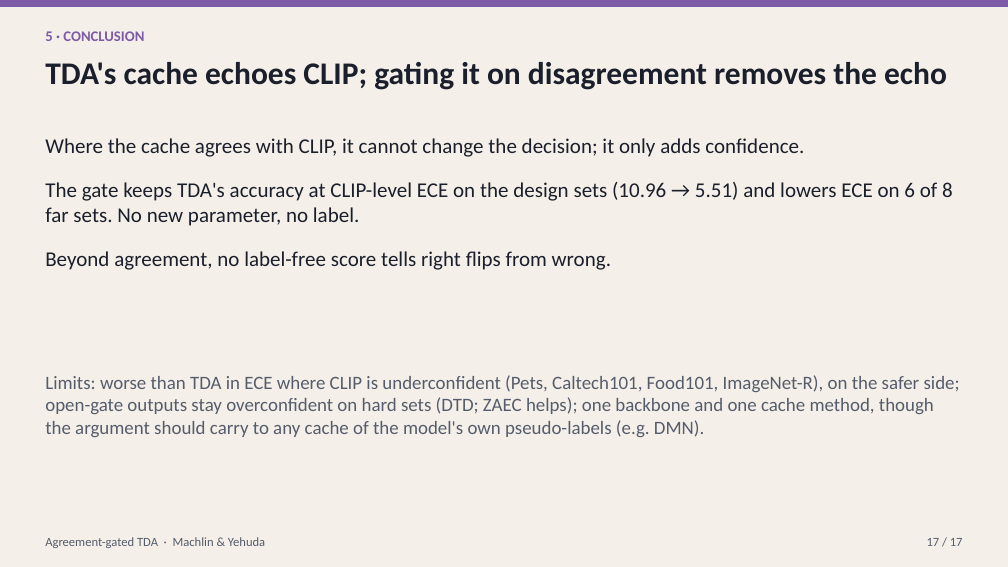
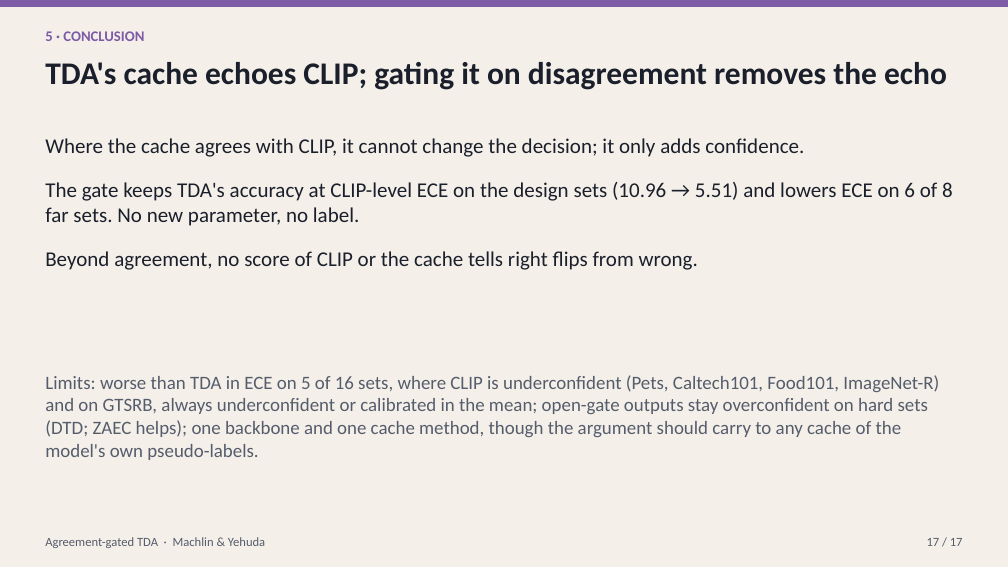
Before and after one commit to macwave12/deep_project_calibration_aware_tta, a slide deck: slide 17 of presentation/calibration_aware_tta.pptx. Drawn at 1008x567 pixels with LibreOffice and Linux fonts; fonts in the diff are those of the drawing. Boxes give left, top, right and bottom in pixels: in the first picture for what was removed or moved away, otherwise in the second. Text is boxed around its words. In the diff, an @@ line names an element or a change of style, - is before the commit and + after.

```diff
--- a/presentation/calibration_aware_tta.pptx
+++ b/presentation/calibration_aware_tta.pptx
@@ text at (45, 251, 698, 270): text changed @@
-Beyond agreement, no label-free score tells right flips from wrong.
+Beyond agreement, no score of CLIP or the cache tells right flips from wrong.
@@ text at (45, 375, 939, 460): text changed @@
-Limits: worse than TDA in ECE where CLIP is underconfident (Pets, Caltech101, Food101, ImageNet-R), on the safer side; open-gate outputs stay overconfident on hard sets (DTD; ZAEC helps); one backbone and one cache method, though the argument should carry to any cache of the model's own pseudo-labels (e.g. DMN).
+Limits: worse than TDA in ECE on 5 of 16 sets, where CLIP is underconfident (Pets, Caltech101, Food101, ImageNet-R) and on GTSRB, always underconfident or calibrated in the mean; open-gate outputs stay overconfident on hard sets (DTD; ZAEC helps); one backbone and one cache method, though the argument should carry to any cache of the model's own pseudo-labels.
```
Also in this commit, not shown: 13 other slides changed, 21 other files.
